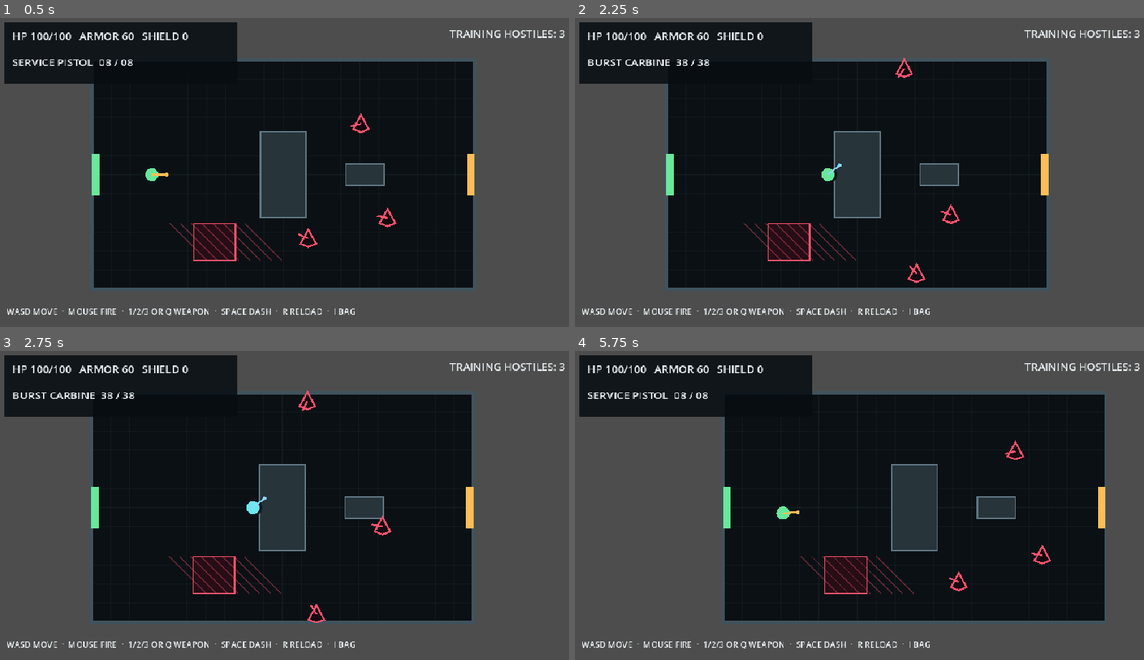
Above: before the commit, frames 1-4 (two rows, left to right).
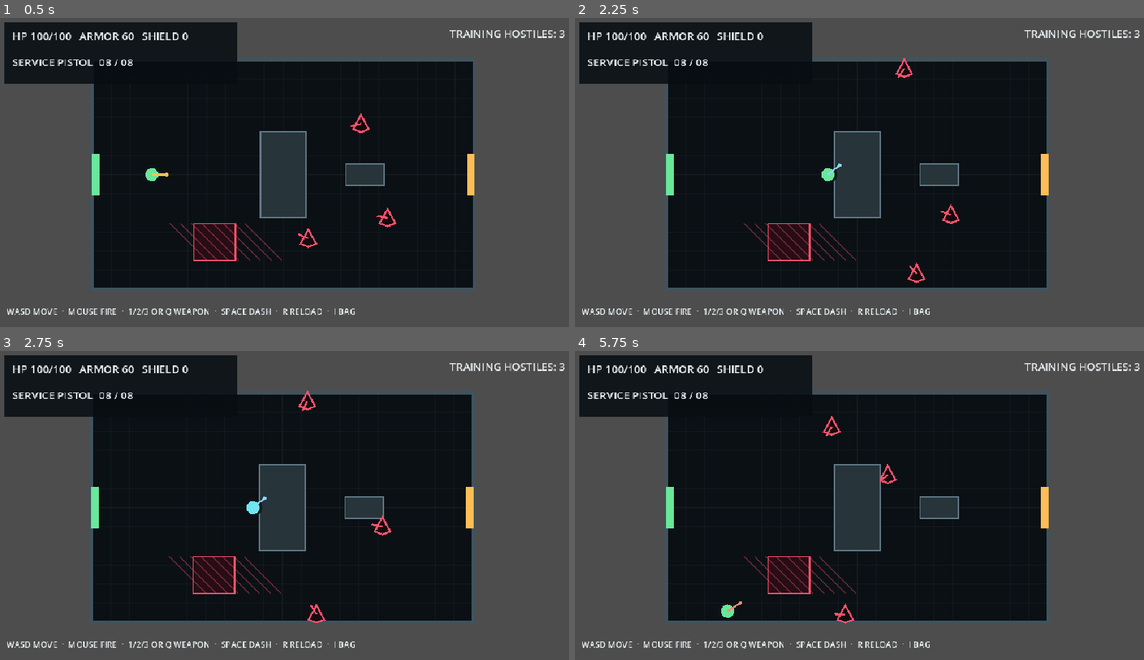
Above: after the commit, the same moments.

Repository: donly987647-max/Topdown-roguelite
Game: Godot game, scene res://scenes/main/Main.tscn
Two runs of this game, one before a commit and one after it. Both use one fixed random seed, a clock stepped at 60 frames per second and the inputs below.
Inputs (mouse positions are in pixels of both pictures, inside the frame that each line leads up to):
- Up to frame 1 (0.5 s): no input
- Up to frame 2 (2.25 s): tap Enter at 0.5 s; move the mouse to (984, 157) at 0.52 s; press the mouse at (984, 157) at 0.53 s; hold D (move_right) 0.53-1.25 s; tap Space (dash) at 0.6 s; release the mouse at (984, 157) at 1.25 s; drag from (740, 191) to (831, 240) at 1.27 s; move the mouse to (916, 104) at 2.02 s; hold D (move_right) from 2.03 s (still down); tap Q (weapon_next) at 2.1 s
- Up to frame 3 (2.75 s): keep holding D (move_right); tap Space (dash) at 2.3 s
- Up to frame 4 (5.75 s): release D (move_right) at 2.75 s; drag from (831, 573) to (683, 459) at 2.77 s; move the mouse to (1030, 554) at 3.52 s; hold A (move_left) 3.53-4.25 s; tap Space (dash) at 3.6 s; tap Q (weapon_next) at 3.8 s; tap R (reload) at 4.15 s; drag from (683, 459) to (774, 428) at 4.27 s; move the mouse to (887, 508) at 5.02 s; press the mouse at (887, 508) at 5.03 s; hold S (move_down) from 5.03 s (still down); tap E (interact) at 5.1 s; tap F5 (reset_room) at 5.65 s

Frame 1 is identical in both runs. In frame 2, 0.3% of the frame differs, in the area x 2-24%, y 13-16%; in frame 3, 0.3%; in frame 4, 22%, in the area x 15-94%, y 14-89%.

Commit message:
Decouple player runtime from autoload compile identifiers

Diff:
--- a/scripts/player/player_controller.gd
+++ b/scripts/player/player_controller.gd
@@ -47,16 +47,16 @@
 	weapon.ammo_state_changed.connect(_on_ammo_state_changed)
 	weapon.frame_changed.connect(_on_weapon_frame_changed)
 	weapon.setup(self, weapon_frames[weapon_index])
-	EventBus.player_spawned.emit(self)
+	_emit_event(&"player_spawned", [self])
 	_on_health_changed(health_component.get_snapshot())
 	queue_redraw()
 
 func _physics_process(delta: float) -> void:
 	_dash_cooldown_remaining = maxf(0.0, _dash_cooldown_remaining - delta)
 	_flash_remaining = maxf(0.0, _flash_remaining - delta)
-	var command := InputRouter.get_command_snapshot(global_position)
+	var command := _get_command_snapshot()
 	_handle_weapon_selection(command)
-	aim_direction = command.aim
+	aim_direction = command.get("aim", aim_direction)
 	weapon.set_aim(aim_direction)
 	if _dash_elapsed > 0.0:
 		_process_dash(delta)
@@ -66,15 +66,16 @@
 		velocity = velocity.move_toward(Vector2.ZERO, move_speed / DECELERATION_TIME * delta)
 		move_and_slide()
 	else:
-		_process_normal_movement(command.move, delta)
-		if command.dash_pressed:
-			_start_dash(command.move)
-		if command.fire_pressed or (command.device == &"touch" and command.fire_held):
+		var move_input: Vector2 = command.get("move", Vector2.ZERO)
+		_process_normal_movement(move_input, delta)
+		if bool(command.get("dash_pressed", false)):
+			_start_dash(move_input)
+		if bool(command.get("fire_pressed", false)) or (StringName(command.get("device", &"")) == &"touch" and bool(command.get("fire_held", false))):
 			weapon.try_fire()
-		if command.reload_pressed:
+		if bool(command.get("reload_pressed", false)):
 			weapon.start_reload()
 	if Input.is_action_just_pressed("reset_room"):
-		EventBus.run_reset_requested.emit()
+		_emit_event(&"run_reset_requested")
 	queue_redraw()
 
 func _handle_weapon_selection(command: Dictionary) -> void:
@@ -113,7 +114,7 @@
 	_dash_speed = dash_distance / DASH_DURATION
 	_dash_elapsed = 0.0001
 	_dash_recovery_remaining = 0.0
-	AudioManager.play_cue(&"dash", -8.0)
+	_play_audio(&"dash", -8.0)
 
 func _process_dash(delta: float) -> void:
 	_dash_elapsed += delta
@@ -142,15 +143,17 @@
 	if _precision_dodge_ids.has(projectile_id):
 		return
 	_precision_dodge_ids[projectile_id] = true
-	EventBus.precision_dodge.emit(global_position)
-	EventBus.screen_shake.emit(0.6, global_position)
+	_emit_event(&"precision_dodge", [global_position])
+	_emit_event(&"screen_shake", [0.6, global_position])
 
 func receive_projectile(packet: DamagePacket, _direction: Vector2) -> bool:
 	if is_dash_invulnerable():
 		return false
 	var result := health_component.apply_damage(packet)
 	if bool(result.accepted):
-		GameState.damage_taken += packet.amount
+		var game_state := get_node_or_null("/root/GameState")
+		if game_state != null:
+			game_state.set("damage_taken", float(game_state.get("damage_taken")) + packet.amount)
 		return true
 	return false
 
@@ -160,26 +163,52 @@
 func _on_health_changed(snapshot: Dictionary) -> void:
 	var merged := snapshot.duplicate()
 	merged["dash_ready"] = _dash_cooldown_remaining <= 0.0 and not is_dashing()
-	EventBus.player_stats_changed.emit(merged)
+	_emit_event(&"player_stats_changed", [merged])
 
 func _on_ammo_state_changed(current: int, capacity: int, reloading: bool) -> void:
 	var display_name := weapon.get_display_name() if weapon != null else "NO WEAPON"
-	EventBus.ammo_changed.emit(current, capacity, reloading, display_name)
+	_emit_event(&"ammo_changed", [current, capacity, reloading, display_name])
 
 func _on_weapon_frame_changed(_frame_id: StringName, _display_name: String) -> void:
 	queue_redraw()
 
 func _on_damaged(health_damage: float, source_position: Vector2) -> void:
 	_flash_remaining = 0.16
-	AudioManager.play_cue(&"hurt", -7.0, 0.08)
-	EventBus.player_damaged.emit(health_damage, source_position)
-	EventBus.screen_shake.emit(1.0, source_position)
+	_play_audio(&"hurt", -7.0, 0.08)
+	_emit_event(&"player_damaged", [health_damage, source_position])
+	_emit_event(&"screen_shake", [1.0, source_position])
 
 func _on_died(_packet: DamagePacket) -> void:
 	set_physics_process(false)
 	velocity = Vector2.ZERO
 	await get_tree().create_timer(1.0).timeout
-	EventBus.run_reset_requested.emit()
+	_emit_event(&"run_reset_requested")
+
+func _get_command_snapshot() -> Dictionary:
+	var input_router := get_node_or_null("/root/InputRouter")
+	if input_router != null and input_router.has_method("get_command_snapshot"):
+		return input_router.call("get_command_snapshot", global_position)
+	return {
+		"move": Vector2.ZERO,
+		"aim": aim_direction,
+		"dash_pressed": false,
+		"fire_pressed": false,
+		"fire_held": false,
+		"reload_pressed": false,
+		"weapon_slot": -1,
+		"weapon_next": false,
+		"device": &""
+	}
+
+func _emit_event(signal_name: StringName, arguments: Array = []) -> void:
+	var event_bus := get_node_or_null("/root/EventBus")
+	if event_bus != null and event_bus.has_signal(signal_name):
+		event_bus.emit_signal(signal_name, arguments)
+
+func _play_audio(cue: StringName, volume_db := 0.0, minimum_interval := 0.0) -> void:
+	var audio_manager := get_node_or_null("/root/AudioManager")
+	if audio_manager != null and audio_manager.has_method("play_cue"):
+		audio_manager.call("play_cue", cue, volume_db, minimum_interval)
 
 func _draw() -> void:
 	var body_color := Color("ffffff") if _flash_remaining > 0.0 else Color("69e79a")
